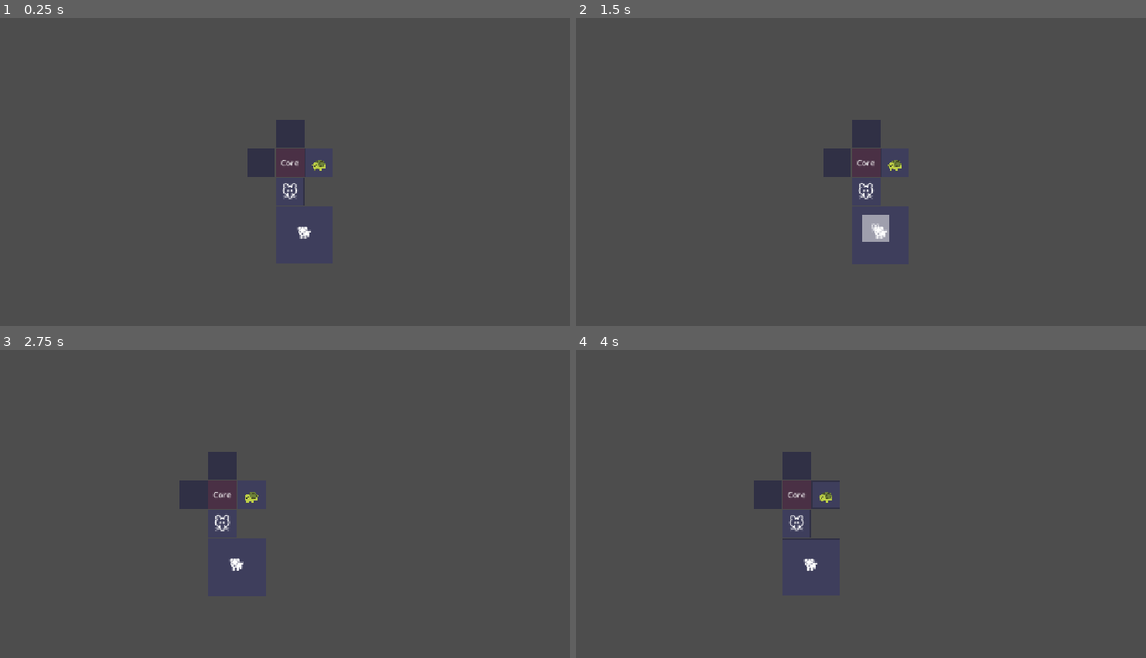
Above: before the commit, frames 1-4 (two rows, left to right).
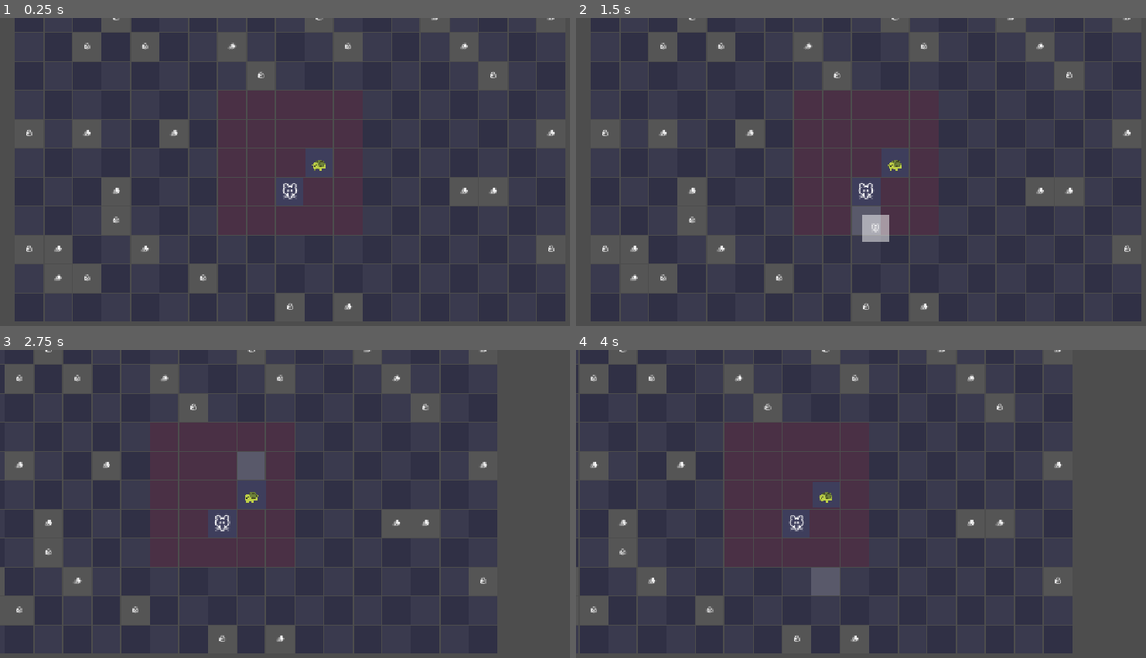
Above: after the commit, the same moments.

Repository: seekerzz/tower-html
Game: Godot game, scene res://src/Scenes/Tests/TestGridScene.tscn
Two runs of this game, one before a commit and one after it. Both use one fixed random seed, a clock stepped at 60 frames per second and the inputs below. The project has no main scene, so this scene is started directly.
Inputs (mouse positions are in pixels of both pictures, inside the frame that each line leads up to):
- Up to frame 1 (0.25 s): no input
- Up to frame 2 (1.5 s): tap Enter at 0.5 s; drag from (866, 162) to (895, 249) at 0.52 s; tap Space at 1.25 s; drag from (866, 190) to (855, 261) at 1.27 s
- Up to frame 3 (2.75 s): move the mouse to (290, 467) at 2.02 s; hold Right (ui_right) from 2.03 s (still down); tap R at 2.1 s; click (290, 467) at 2.17 s
- Up to frame 4 (4 s): release Right (ui_right) at 2.75 s; drag from (826, 494) to (701, 470) at 2.77 s; drag from (769, 494) to (826, 581) at 3.52 s

The runs differ from the first frame. In frame 1, 41% of the frame differs, in the area x 2-100%, y 0-99%; in frame 2, 41%; in frame 3, 38%; in frame 4, 39%.
Error after the commit: Invalid call. Nonexistent function 'create_tile' in base 'Node2D (GridManager.gd)'. (res://src/Scripts/TestGridScene.gd:12)

Commit message:
Refactor GridManager and Constants for Grid Maze TD

Diff:
--- a/src/Scripts/Constants.gd
+++ b/src/Scripts/Constants.gd
@@ -1,5 +1,8 @@
 extends Node
 
+const MAP_WIDTH = 19
+const MAP_HEIGHT = 11
+const CORE_ZONE_RADIUS = 2 # Center 5x5 implies radius 2 ( -2 to 2 is 5 tiles)
 const TILE_SIZE = 60
 const BENCH_SIZE = 5
 
--- a/src/Scripts/GridManager.gd
+++ b/src/Scripts/GridManager.gd
@@ -2,47 +2,129 @@
 
 const TILE_SCENE = preload("res://src/Scenes/Game/Tile.tscn")
 const UNIT_SCENE = preload("res://src/Scenes/Game/Unit.tscn")
-const GHOST_TILE_SCRIPT = preload("res://src/Scripts/UI/GhostTile.gd")
-const TILE_SIZE = 60
+const TILE_SIZE = Constants.TILE_SIZE
 
 var tiles: Dictionary = {} # Key: "x,y", Value: Tile Instance
-var ghost_tiles: Array = []
-var expansion_mode: bool = false
-var expansion_cost: int = 50 # Base cost
+var astar: AStarGrid2D
+var obstacles: Dictionary = {} # Key: "x,y", Value: Node (Obstacle)
 
 signal grid_updated
 
 func _ready():
 	GameManager.grid_manager = self
-	create_initial_grid()
-
-func create_initial_grid():
-	create_tile(0, 0, "core")
-	create_tile(0, 1)
-	create_tile(0, -1)
-	create_tile(1, 0)
-	create_tile(-1, 0)
-
-func create_tile(x: int, y: int, type: String = "normal"):
-	var key = get_tile_key(x, y)
-	if tiles.has(key): return
-
+	_init_astar()
+	generate_grid()
+
+func _init_astar():
+	astar = AStarGrid2D.new()
+	# Region covering from (-9, -5) to (9, 5). Size is 19x11.
+	astar.region = Rect2i(-9, -5, 19, 11)
+	astar.cell_size = Vector2(TILE_SIZE, TILE_SIZE)
+	astar.diagonal_mode = AStarGrid2D.DIAGONAL_MODE_NEVER
+	astar.default_compute_heuristic = AStarGrid2D.HEURISTIC_MANHATTAN
+	astar.default_estimate_heuristic = AStarGrid2D.HEURISTIC_MANHATTAN
+	astar.update()
+
+func generate_grid():
+	for x in range(-9, 10):
+		for y in range(-5, 6):
+			_create_tile_at(x, y)
+
+	grid_updated.emit()
+
+func _create_tile_at(x: int, y: int):
 	var tile = TILE_SCENE.instantiate()
-	tile.setup(x, y, type)
+	var zone = _get_zone(x, y)
+
+	tile.setup(x, y, "normal")
+	tile.zone = zone
 	tile.position = Vector2(x * TILE_SIZE, y * TILE_SIZE)
 	add_child(tile)
+
+	var key = get_tile_key(x, y)
 	tiles[key] = tile
 
+	if zone == "wilderness":
+		if randf() < 0.125: # 10%-15%
+			_spawn_obstacle(x, y)
+
 	tile.tile_clicked.connect(_on_tile_clicked)
+	_update_tile_visuals(tile)
+
+func _get_zone(x: int, y: int) -> String:
+	if abs(x) <= Constants.CORE_ZONE_RADIUS and abs(y) <= Constants.CORE_ZONE_RADIUS:
+		return "core"
+	return "wilderness"
+
+func _spawn_obstacle(x: int, y: int):
+	var types = ["stone", "wood"]
+	var type = types.pick_random()
+
+	var key = get_tile_key(x, y)
+	if tiles.has(key):
+		var tile = tiles[key]
+		tile.obstacle_type = type
+		update_tile_weight(Vector2i(x, y), true)
+
+func update_tile_weight(grid_pos: Vector2i, is_obstacle: bool):
+	if !astar.region.has_point(grid_pos): return
+	var weight = 50.0 if is_obstacle else 1.0
+	astar.set_point_weight_scale(grid_pos, weight)
+
+func get_nav_path(start_world_pos: Vector2, end_world_pos: Vector2) -> PackedVector2Array:
+	var start_grid = world_to_grid(start_world_pos)
+	var end_grid = world_to_grid(end_world_pos)
+
+	if !astar.region.has_point(start_grid) or !astar.region.has_point(end_grid):
+		return PackedVector2Array()
+
+	var path_points = astar.get_point_path(start_grid, end_grid)
+	var world_path = PackedVector2Array()
+
+	for point in path_points:
+		world_path.append(grid_to_world(point))
+
+	return world_path
+
+func get_spawn_points() -> Array[Vector2]:
+	var points: Array[Vector2] = []
+	for x in range(-9, 10):
+		points.append(grid_to_world(Vector2i(x, -5)))
+		points.append(grid_to_world(Vector2i(x, 5)))
+
+	for y in range(-4, 5):
+		points.append(grid_to_world(Vector2i(-9, y)))
+		points.append(grid_to_world(Vector2i(9, y)))
+
+	return points
+
+func world_to_grid(pos: Vector2) -> Vector2i:
+	return Vector2i(round(pos.x / TILE_SIZE), round(pos.y / TILE_SIZE))
+
+func grid_to_world(grid_pos: Vector2i) -> Vector2:
+	return Vector2(grid_pos.x * TILE_SIZE, grid_pos.y * TILE_SIZE)
 
 func get_tile_key(x: int, y: int) -> String:
 	return "%d,%d" % [x, y]
 
+func _on_tile_clicked(tile):
+	if GameManager.is_wave_active: return
+
+func _update_tile_visuals(tile):
+	tile.update_visuals()
+
+# Unit Placement
 func place_unit(unit_key: String, x: int, y: int) -> bool:
 	var key = get_tile_key(x, y)
 	if !tiles.has(key): return false
 
 	var tile = tiles[key]
+
+	# Strict zone check for UNITS
+	if tile.zone != "core":
+		GameManager.spawn_floating_text(tile.position, "Can only place units in Core Zone!", Color.RED)
+		return false
+
 	if tile.unit != null or tile.occupied_by != Vector2i.ZERO: return false
 
 	var unit = UNIT_SCENE.instantiate()
@@ -62,6 +144,23 @@
 
 	_set_tiles_occupied(x, y, w, h, unit)
 	recalculate_buffs()
+	return true
+
+func can_place_unit(x: int, y: int, w: int, h: int, exclude_unit = null) -> bool:
+	for dx in range(w):
+		for dy in range(h):
+			var key = get_tile_key(x + dx, y + dy)
+			if !tiles.has(key): return false
+			var tile = tiles[key]
+
+			if tile.zone != "core": return false
+
+			if tile.unit and tile.unit != exclude_unit: return false
+			if tile.occupied_by != Vector2i.ZERO:
+				if exclude_unit and tile.occupied_by == exclude_unit.grid_pos:
+					continue
+				return false
+			if tile.obstacle_type != "": return false
 	return true
 
 func _set_tiles_occupied(x: int, y: int, w: int, h: int, unit):
@@ -84,50 +183,16 @@
 				t.unit = null
 				t.occupied_by = Vector2i.ZERO
 
-func can_place_unit(x: int, y: int, w: int, h: int, exclude_unit = null) -> bool:
-	for dx in range(w):
-		for dy in range(h):
-			var key = get_tile_key(x + dx, y + dy)
-			if !tiles.has(key): return false
-			var tile = tiles[key]
-			if tile.type == "core": return false
-			if tile.unit and tile.unit != exclude_unit: return false
-			if tile.occupied_by != Vector2i.ZERO:
-				if exclude_unit and tile.occupied_by == exclude_unit.grid_pos:
-					continue
-				return false
-	return true
-
-func _on_tile_clicked(tile):
-	if GameManager.is_wave_active: return
-	# print("Clicked tile: ", tile.x, ",", tile.y)
-
-func remove_unit_from_grid(unit):
-	if unit == null: return
-	var w = unit.unit_data.size.x
-	var h = unit.unit_data.size.y
-	_clear_tiles_occupied(unit.grid_pos.x, unit.grid_pos.y, w, h)
-	unit.queue_free()
-	recalculate_buffs()
-
-# Drag and Drop Implementation
-func handle_bench_drop_at(target_tile, data):
-	var unit_key = data.key
-	var bench_index = data.index
-
-	# Try to place
-	if place_unit(unit_key, target_tile.x, target_tile.y):
-		# Success, remove from bench
-		if GameManager.main_game:
-			GameManager.main_game.remove_from_bench(bench_index)
-		else:
-			print("GridManager: GameManager.main_game is null during bench drop!")
-
-func handle_grid_move_at(target_tile, data):
-	var unit = data.unit
-	if !unit: return
-
-	try_move_unit(unit, tiles[get_tile_key(unit.grid_pos.x, unit.grid_pos.y)], target_tile)
+func handle_unit_drop(unit):
+	var m_pos = get_global_mouse_position()
+	var grid_pos = world_to_grid(m_pos)
+
+	var key = get_tile_key(grid_pos.x, grid_pos.y)
+	if tiles.has(key):
+		var target_tile = tiles[key]
+		return try_move_unit(unit, tiles[get_tile_key(unit.grid_pos.x, unit.grid_pos.y)], target_tile)
+
+	return false
 
 func try_move_unit(unit, from_tile, to_tile) -> bool:
 	if unit == null or from_tile == null or to_tile == null: return false
@@ -138,12 +203,14 @@
 	var w = unit.unit_data.size.x
 	var h = unit.unit_data.size.y
 
-	# Case 1: Empty Target
+	if to_tile.zone != "core":
+		GameManager.spawn_floating_text(to_tile.position, "Only in Core!", Color.RED)
+		return false
+
 	if can_place_unit(x, y, w, h, unit):
 		_move_unit_internal(unit, x, y)
 		return true
 
-	# Case 2: Interaction (Merge, Devour, Swap)
 	var target_unit = to_tile.unit
 	if target_unit == null and to_tile.occupied_by != Vector2i.ZERO:
 		var origin_key = get_tile_key(to_tile.occupied_by.x, to_tile.occupied_by.y)
@@ -197,25 +264,8 @@
 	var size_b = unit_b.unit_data.size
 
 	if size_a == size_b: return true
-	if !can_place_unit_custom(pos_b.x, pos_b.y, size_a.x, size_a.y, [unit_a, unit_b]): return false
-	if !can_place_unit_custom(pos_a.x, pos_a.y, size_b.x, size_b.y, [unit_a, unit_b]): return false
-	return true
-
-func can_place_unit_custom(x: int, y: int, w: int, h: int, ignore_units: Array) -> bool:
-	for dx in range(w):
-		for dy in range(h):
-			var key = get_tile_key(x + dx, y + dy)
-			if !tiles.has(key): return false
-			var tile = tiles[key]
-			if tile.type == "core": return false
-			if tile.unit and not (tile.unit in ignore_units): return false
-			if tile.occupied_by != Vector2i.ZERO:
-				var origin_key = get_tile_key(tile.occupied_by.x, tile.occupied_by.y)
-				if tiles.has(origin_key):
-					var occupant = tiles[origin_key].unit
-					if occupant and not (occupant in ignore_units):
-						return false
-	return true
+	# If sizes differ, checking swap is harder, so return false for now to avoid bugs
+	return false
 
 func _perform_swap(unit_a, unit_b):
 	var pos_a = unit_a.grid_pos
@@ -287,59 +337,9 @@
 			if target_unit and target_unit != provider_unit:
 				target_unit.apply_buff(buff_type)
 
-# Expansion Logic
-func toggle_expansion_mode():
-	expansion_mode = !expansion_mode
-	if expansion_mode:
-		spawn_expansion_ghosts()
-	else:
-		clear_ghosts()
-
-func spawn_expansion_ghosts():
-	clear_ghosts()
-
-	# Find all empty spots adjacent to existing tiles
-	var candidates = []
-	var visited = {}
-
-	for key in tiles:
-		var tile = tiles[key]
-		var neighbors = [
-			Vector2i(tile.x+1, tile.y), Vector2i(tile.x-1, tile.y),
-			Vector2i(tile.x, tile.y+1), Vector2i(tile.x, tile.y-1)
-		]
-
-		for n in neighbors:
-			var n_key = get_tile_key(n.x, n.y)
-			if !tiles.has(n_key) and !visited.has(n_key):
-				candidates.append(n)
-				visited[n_key] = true
-
-	for pos in candidates:
-		var ghost = Button.new() # Using Button as base for GhostTile logic, but better use our script
-		# Actually, we created GhostTile.gd which extends Button.
-		ghost.set_script(GHOST_TILE_SCRIPT)
-		ghost.setup(pos.x, pos.y)
-
-		ghost.position = Vector2(pos.x * TILE_SIZE, pos.y * TILE_SIZE) + Vector2(-30, -30)
-		# GhostTile.gd handles size/text
-
-		# Add a tooltip or text for cost
-		ghost.tooltip_text = "Expand Cost: %d" % expansion_cost
-
-		add_child(ghost)
-		ghost_tiles.append(ghost)
-
-func clear_ghosts():
-	for g in ghost_tiles:
-		g.queue_free()
-	ghost_tiles.clear()
-
-func on_ghost_clicked(x, y):
-	if GameManager.gold >= expansion_cost:
-		GameManager.spend_gold(expansion_cost)
-		create_tile(x, y)
-		expansion_cost += 10 # Increase cost
-		spawn_expansion_ghosts() # Refresh
-	else:
-		GameManager.spawn_floating_text(Vector2(x*TILE_SIZE, y*TILE_SIZE), "Need %d Gold" % expansion_cost, Color.RED)
+func handle_bench_drop_at(target_tile, data):
+	var unit_key = data.key
+	var bench_index = data.index
+	if place_unit(unit_key, target_tile.x, target_tile.y):
+		if GameManager.main_game:
+			GameManager.main_game.remove_from_bench(bench_index)
--- a/src/Scripts/Tile.gd
+++ b/src/Scripts/Tile.gd
@@ -3,6 +3,9 @@
 var x: int
 var y: int
 var type: String = "normal"
+var zone: String = "wilderness" # "core", "wilderness"
+var obstacle_type: String = "" # "stone", "wood", etc.
+
 var unit = null
 var occupied_by: Vector2i
 
@@ -14,6 +17,7 @@
 	x = grid_x
 	y = grid_y
 	type = tile_type
+	# zone is set externally by GridManager usually, or we can check here if we passed it.
 	update_visuals()
 
 	# Add Drop Target
@@ -23,12 +27,27 @@
 	drop_target.setup(self)
 
 func update_visuals():
-	$ColorRect.color = Constants.COLORS.grid
-	if type == "core":
-		$ColorRect.color = Color("#4a3045")
-		$Label.text = "Core"
+	if zone == "core":
+		$ColorRect.color = Color("#4a3045") # Darker purple for core
+		# $Label.text = "Core"
 	else:
+		if (x + y) % 2 == 0:
+			$ColorRect.color = Constants.COLORS.grid
+		else:
+			$ColorRect.color = Constants.COLORS.grid.lightened(0.05)
 		$Label.text = ""
+
+	if obstacle_type != "":
+		$Label.text = _get_obstacle_icon(obstacle_type)
+		$ColorRect.color = Color("#555555") # Grayish for obstacle bg
+	else:
+		if zone != "core": $Label.text = ""
+
+func _get_obstacle_icon(obs_type: String) -> String:
+	match obs_type:
+		"stone": return "🪨"
+		"wood": return "🪵"
+	return ""
 
 func set_highlight(active: bool):
 	if active:
--- a/src/Scripts/UI/Shop.gd
+++ b/src/Scripts/UI/Shop.gd
@@ -123,7 +123,8 @@
 
 func _on_expand_button_pressed():
 	if GameManager.grid_manager:
-		GameManager.grid_manager.toggle_expansion_mode()
+		# GameManager.grid_manager.toggle_expansion_mode()
+		pass
 
 # Drag and Drop for Shop (Sell)
 # Delegated to SellZone.gd
